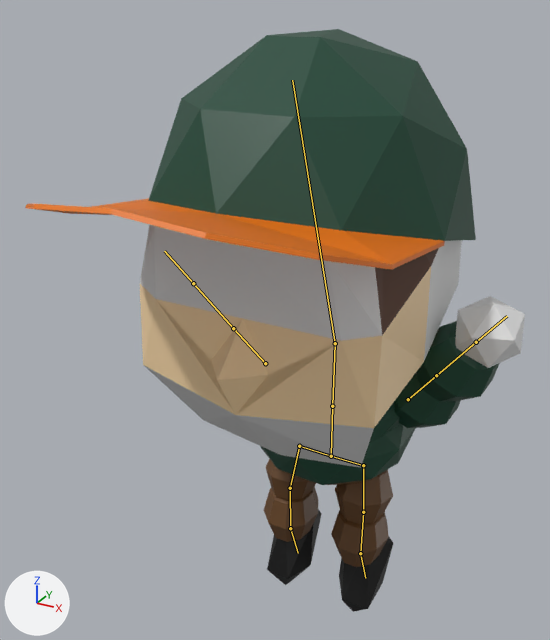
What one commit did to the Blender file Assets/Models/TinyCharacter/Animations/Jump.blend.
One viewpoint serves both versions: a camera (50 mm lens) standing at (2.55, -5.77, 5.85) and looking at (-0.3, -0.59, 3.26). Every picture has the same lights, and +X, +Y and +Z are marked at lower left. Both versions are drawn at frame 10 of the action 'Jump'; the numbers are the values there. The bones that bend it are drawn over the model as lines.

In view in the first picture: 'Hand.L', 'Head', 'LowerArm.L', 'LowerBody', 'LowerLeg.L', 'LowerLeg.R', 'Shoe.L', 'Shoe.R', 'UpperArm.L', 'UpperBody', 'UpperLeg.L', 'UpperLeg.R'.
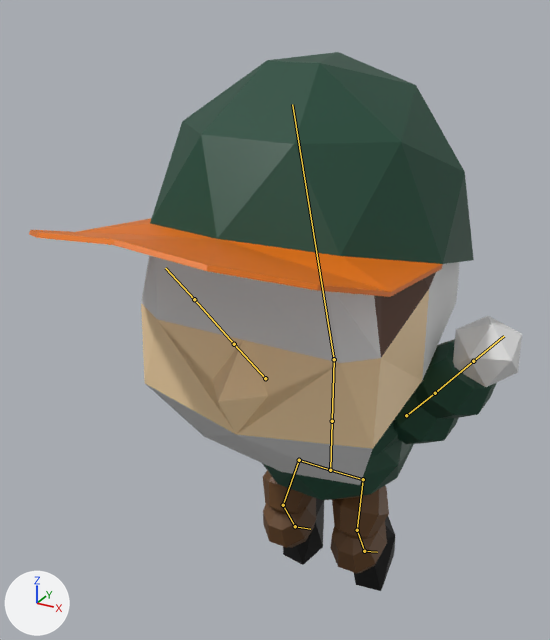
Location of each change, [x1, y1, x2, y2] in pixels of the pictures (550 x 640 px):
'Head', posed: before [25, 29, 476, 468]; after [29, 52, 474, 485]
'LowerBody', posed: before [261, 424, 416, 485]; after [262, 440, 414, 500]
'Hand.L', posed: before [455, 296, 525, 368]; after [453, 316, 522, 387]
'LowerArm.L', posed: before [415, 321, 500, 401]; after [414, 339, 497, 419]
'UpperLeg.L', posed: before [335, 469, 393, 524]; after [332, 486, 389, 539]
'UpperArm.L', posed: before [393, 374, 461, 428]; after [393, 393, 458, 444]
'LowerLeg.L', posed (9% shorter): before [331, 510, 389, 567]; after [330, 521, 387, 573]
'LowerLeg.R', posed (9% shorter): before [264, 486, 318, 542]; after [263, 497, 316, 548]
'Shoe.L', posed: before [339, 537, 393, 612]; after [354, 516, 395, 591]
'Shoe.R', posed (25% narrower, 12% shorter): before [267, 509, 322, 585]; after [283, 498, 324, 565]
'UpperLeg.R', posed: before [265, 459, 316, 500]; after [263, 471, 313, 514]
'UpperBody', posed: before [370, 404, 400, 441]; after [370, 422, 399, 457]
bone 'LowerBody', root to tip: before (331, 456) to (332, 406); after (330, 470) to (332, 421)
bone 'Hip.L', root to tip: before (331, 456) to (363, 465); after (330, 470) to (363, 479)
bone 'UpperLeg.L', root to tip: before (363, 465) to (363, 512); after (363, 479) to (357, 530)
bone 'LowerLeg.L', root to tip: before (363, 512) to (360, 553); after (357, 530) to (364, 551)
bone 'Hip.R', root to tip: before (331, 456) to (299, 446); after (330, 470) to (299, 460)
bone 'UpperLeg.R', root to tip: before (299, 446) to (290, 488); after (299, 460) to (283, 505)
bone 'LowerLeg.R', root to tip: before (290, 488) to (290, 528); after (283, 505) to (295, 526)

The change in detail:
Bone 'LowerBody' (bone_lowerbody) moves from (0.0, 0.24, 0.0) to (0.0, 0.07, 0.0).
Bone 'Hip.L' (bone_hip_l) moves from (0.0, 0.0, 0.24) to (0.0, 0.0, 0.07).
Bone 'UpperLeg.L' (bone_upperleg_l) turns from (-10, -1, 0) to (-29, -3, 1) degrees about its own x, y and z.
Bone 'LowerLeg.L' (bone_lowerleg_l) turns from (10, 0, 0) to (59, -1, 0) degrees about its own x, y and z.
Bone 'Hip.R' (bone_hip_r) moves from (0.0, 0.0, 0.24) to (0.0, 0.0, 0.07).
Bone 'UpperLeg.R' (bone_upperleg_r) turns from (-10, 1, 0) to (-29, 3, -1) degrees about its own x, y and z.
Bone 'LowerLeg.R' (bone_lowerleg_r) turns from (10, 0, 0) to (59, 1, 0) degrees about its own x, y and z.
